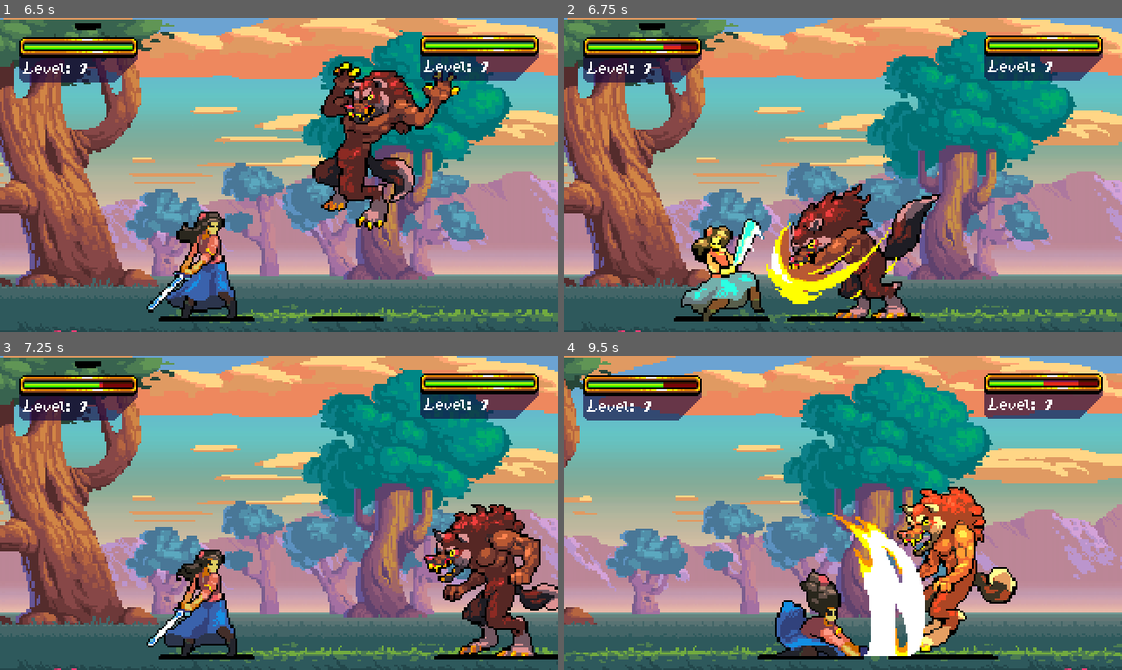
Above: before the commit, frames 1-4 (two rows, left to right).
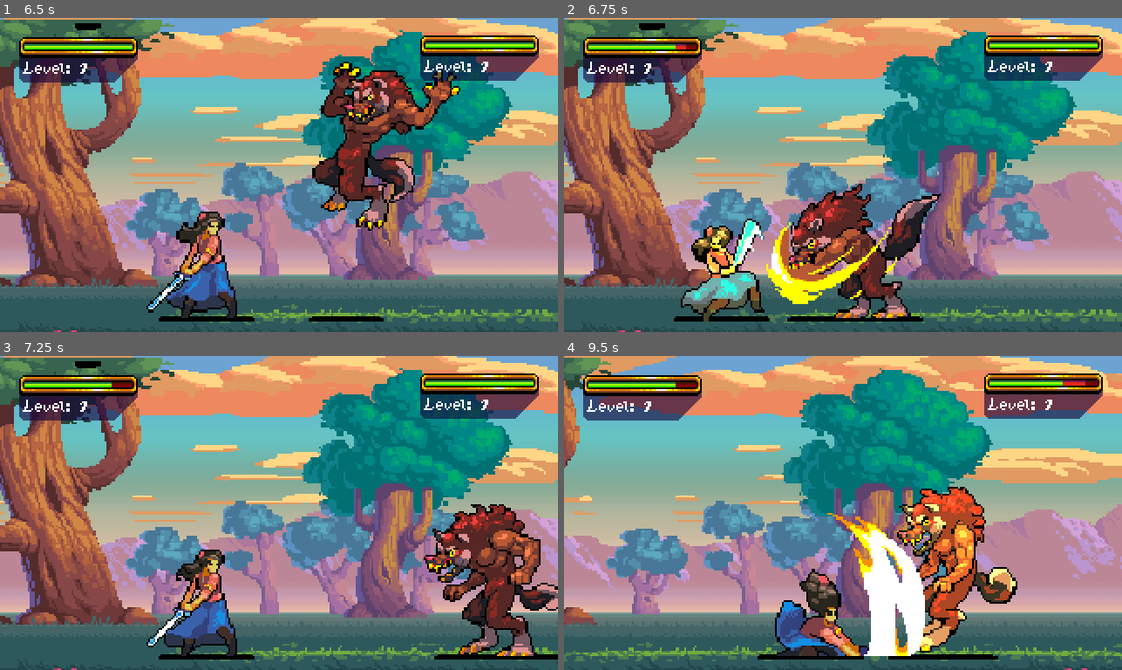
Above: after the commit, the same moments.

Repository: nahuakang/TurnBasedRPGGodot4
Game: Godot game, scene res://world/town.tscn
Two runs of this game, one before a commit and one after it. Both use one fixed random seed, a clock stepped at 60 frames per second and the inputs below. The project has no main scene, so this scene is started directly.
Inputs:
- Up to frame 1 (6.5 s): tap Enter (ui_accept) at 0.5, 0.77, 1.52, 3.02, 3.77, 4.52, 6.02 s; hold Right (ui_right) 0.53-1.28 s; hold Down (ui_down) 1.28-2.03 s; hold Right (ui_right) 2.03-2.78 s; hold Up (ui_up) 2.78-3.53 s; hold Left (ui_left) 3.53-5.03 s; hold Down (ui_down) 5.03-5.78 s; hold Right (ui_right) from 5.78 s (still down)
- Up to frame 2 (6.75 s): release Right (ui_right) at 6.53 s; hold Up (ui_up) from 6.53 s (still down)
- Up to frame 3 (7.25 s): keep holding Up (ui_up); tap Enter (ui_accept) at 6.77 s
- Up to frame 4 (9.5 s): release Up (ui_up) at 7.28 s; hold Right (ui_right) 7.28-8.03 s; tap Enter (ui_accept) at 7.52, 9.02 s; hold Down (ui_down) 8.03-8.78 s; hold Left (ui_left) from 8.78 s (still down)

Frame 1 is identical in both runs. In frame 2, less than 0.1% of the frame differs, in the area x 17-22%, y 8-10%; in frame 3, less than 0.1%; in frame 4, 0.1%, in the area x 17-94%, y 7-10%.

Commit message:
86-87: Create `BattleAction` resources and use them in battle/battle_unit

Diff:
--- a/battle/battle.gd
+++ b/battle/battle.gd
@@ -116,7 +116,8 @@
 	match menu_option:
 		BattleMenu.MENU_OPTION.ACTION:
 			battle_camera.focus_target(enemy_camera_position, CAMERA_TWEEN_FOCUS_ZOOM_IN)
-			player_battle_unit.melee_attack(enemy_battle_unit)
+			var battle_action = player_battle_unit.stats.battle_actions.front()
+			player_battle_unit.melee_attack(enemy_battle_unit, battle_action)
 
 		BattleMenu.MENU_OPTION.ITEM:
 			print("TODO: Item")
@@ -138,7 +139,8 @@
 		return
 
 	battle_camera.focus_target(player_camera_position, CAMERA_TWEEN_FOCUS_ZOOM_IN)
-	enemy_battle_unit.melee_attack(player_battle_unit)
+	var battle_action = enemy_battle_unit.stats.battle_actions.front()
+	enemy_battle_unit.melee_attack(player_battle_unit, battle_action)
 
 
 func _on_async_turn_pool_turn_over() -> void:
--- a/battle/battle_unit.gd
+++ b/battle/battle_unit.gd
@@ -46,7 +46,7 @@
 ## METHODS
 ###########
 
-func melee_attack(target: BattleUnit) -> void:
+func melee_attack(target: BattleUnit, battle_action: DamageBattleAction) -> void:
 	async_turn_pool.add(self)
 
 	# Set Z index to make attacker render on top
@@ -61,7 +61,7 @@
 	await battle_animations.animation_finished
 
 	# Deal damage to the target
-	deal_damage(target)
+	deal_damage(target, battle_action)
 
 	# Target takes hit; `BattleUnit.take_hit` is a coroutine that runs separately from `melee`
 	target.take_hit(self)
@@ -84,8 +84,14 @@
 	async_turn_pool.remove(self)
 
 
-func deal_damage(target: BattleUnit) -> void:
-	var damage = ((stats.level * 3 + (1 - target.stats.defense * 0.05)) / 2) * stats.attack / 6
+func deal_damage(target: BattleUnit, battle_action: DamageBattleAction) -> void:
+	var damage = (
+		(
+			(stats.level * 3 + (1 - target.stats.defense * 0.05)) / 2
+		) * (
+			stats.attack + battle_action.damage / 5
+		) / 10
+	)
 	target.stats.set_health(target.stats.health - damage)
 
 
--- /dev/null
+++ b/battle_actions/battle_action.gd
@@ -0,0 +1,8 @@
+extends Resource
+class_name BattleAction
+
+###########
+## EXPORTS
+###########
+
+@export var name: String = ""
--- /dev/null
+++ b/battle_actions/damage_battle_action.gd
@@ -0,0 +1,18 @@
+extends BattleAction
+class_name DamageBattleAction
+
+#########
+## ENUMS
+#########
+
+enum TYPE {
+	MELEE,
+	RANGED
+}
+
+###########
+## EXPORTS
+###########
+
+@export var type: TYPE = TYPE.MELEE
+@export var damage: int = 5
--- /dev/null
+++ b/battle_actions/defend_battle_action.tres
@@ -0,0 +1,7 @@
+[gd_resource type="Resource" script_class="BattleAction" load_steps=2 format=3 uid="uid://85f8208bh0bm"]
+
+[ext_resource type="Script" path="res://battle_actions/battle_action.gd" id="1_unb5s"]
+
+[resource]
+script = ExtResource("1_unb5s")
+name = "defend"
--- /dev/null
+++ b/battle_actions/melee_battle_action.tres
@@ -0,0 +1,9 @@
+[gd_resource type="Resource" script_class="DamageBattleAction" load_steps=2 format=3 uid="uid://ce7spjt6e3q4d"]
+
+[ext_resource type="Script" path="res://battle_actions/damage_battle_action.gd" id="1_7fmw7"]
+
+[resource]
+script = ExtResource("1_7fmw7")
+type = 0
+damage = 5
+name = ""
--- /dev/null
+++ b/battle_actions/ranged_battle_action.tres
@@ -0,0 +1,9 @@
+[gd_resource type="Resource" script_class="DamageBattleAction" load_steps=2 format=3 uid="uid://bkcnob8goqx4q"]
+
+[ext_resource type="Script" path="res://battle_actions/damage_battle_action.gd" id="1_0mxq8"]
+
+[resource]
+script = ExtResource("1_0mxq8")
+type = 1
+damage = 5
+name = ""
--- /dev/null
+++ b/battle_actions/run_battle_action.tres
@@ -0,0 +1,7 @@
+[gd_resource type="Resource" script_class="BattleAction" load_steps=2 format=3 uid="uid://dnky8b68rop46"]
+
+[ext_resource type="Script" path="res://battle_actions/battle_action.gd" id="1_7fh6t"]
+
+[resource]
+script = ExtResource("1_7fh6t")
+name = "run"
--- /dev/null
+++ b/battle_actions/use_item_battle_action.tres
@@ -0,0 +1,7 @@
+[gd_resource type="Resource" script_class="BattleAction" load_steps=2 format=3 uid="uid://dsdbbeeor40aa"]
+
+[ext_resource type="Script" path="res://battle_actions/battle_action.gd" id="1_tm5rl"]
+
+[resource]
+script = ExtResource("1_tm5rl")
+name = "use_item"
--- a/class_stats/class_stats.gd
+++ b/class_stats/class_stats.gd
@@ -9,6 +9,7 @@
 @export var max_health: int: set = set_max_health # Used to set the `.tres` value
 @export var attack: int
 @export var defense: int
+@export var battle_actions: Array[BattleAction]
 @export var battle_animations: PackedScene
 
 #############
--- a/class_stats/elizabeth_class_stats.tres
+++ b/class_stats/elizabeth_class_stats.tres
@@ -1,7 +1,9 @@
-[gd_resource type="Resource" script_class="PlayerClassStats" load_steps=3 format=3 uid="uid://cl3i5jti6ku8h"]
+[gd_resource type="Resource" script_class="PlayerClassStats" load_steps=5 format=3 uid="uid://cl3i5jti6ku8h"]
 
 [ext_resource type="PackedScene" uid="uid://b1vf266l34g23" path="res://battle/elizabeth_battle_animations.tscn" id="1_f07vl"]
+[ext_resource type="Resource" uid="uid://ce7spjt6e3q4d" path="res://battle_actions/melee_battle_action.tres" id="1_l46et"]
 [ext_resource type="Script" path="res://class_stats/player_class_stats.gd" id="2_iwynn"]
+[ext_resource type="Resource" uid="uid://85f8208bh0bm" path="res://battle_actions/defend_battle_action.tres" id="2_ykaor"]
 
 [resource]
 script = ExtResource("2_iwynn")
@@ -9,4 +11,5 @@
 max_health = 10
 attack = 8
 defense = 8
+battle_actions = Array[Resource("res://battle_actions/battle_action.gd")]([ExtResource("1_l46et"), ExtResource("2_ykaor")])
 battle_animations = ExtResource("1_f07vl")
--- a/class_stats/werewolf_class_stats.tres
+++ b/class_stats/werewolf_class_stats.tres
@@ -1,5 +1,6 @@
-[gd_resource type="Resource" script_class="ClassStats" load_steps=3 format=3 uid="uid://dulhmh0tatbv0"]
+[gd_resource type="Resource" script_class="ClassStats" load_steps=4 format=3 uid="uid://dulhmh0tatbv0"]
 
+[ext_resource type="Resource" uid="uid://ce7spjt6e3q4d" path="res://battle_actions/melee_battle_action.tres" id="1_6llmo"]
 [ext_resource type="PackedScene" uid="uid://o6lcdf86yxbe" path="res://battle/werewolf_battle_animations.tscn" id="1_qkvtn"]
 [ext_resource type="Script" path="res://class_stats/class_stats.gd" id="1_y5wjn"]
 
@@ -9,4 +10,5 @@
 max_health = 6
 attack = 10
 defense = 7
+battle_actions = Array[Resource("res://battle_actions/battle_action.gd")]([ExtResource("1_6llmo")])
 battle_animations = ExtResource("1_qkvtn")
--- a/world/town.tscn
+++ b/world/town.tscn
@@ -43,4 +43,4 @@
 
 [node name="RandomEncounters" parent="." instance=ExtResource("9_dlwal")]
 position = Vector2(224, 128)
-encounters = Array[Resource]([ExtResource("10_bapoi")])
+encounters = Array[Resource("res://class_stats/class_stats.gd")]([ExtResource("10_bapoi")])
